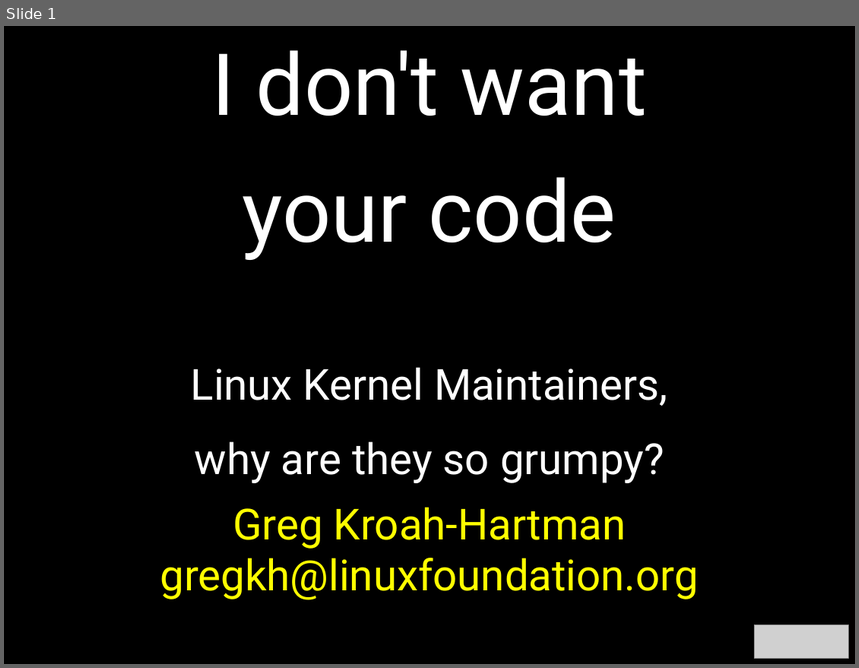
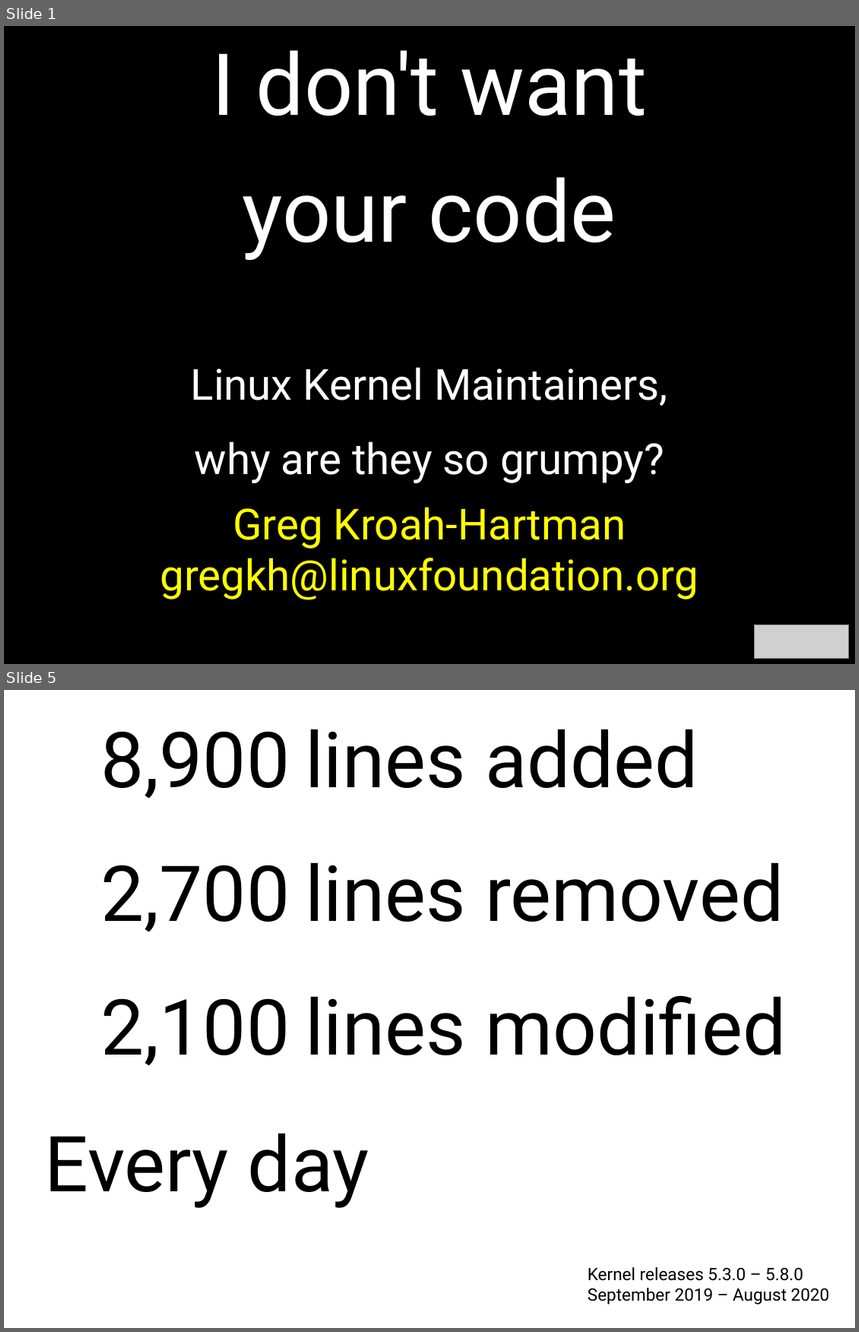
Before and after one commit to gregkh/presentation-linux-maintainer, a slide deck: maintainer.odp. Shown one above the other, each under a label of ours: slide 1 before the commit, slides 1 and 5 after it; the slides between them are not shown. The pictures are 859x668 and 859x1332 pixels, drawn with LibreOffice and Linux fonts; fonts in the diff are those of the drawing; grey boxes stand for pictures. Boxes give left, top, right and bottom in pixels: in the first picture for what was removed or moved away, otherwise in the second. Text is boxed around its words. In the diff, an @@ line names an element or a change of style, - is before the commit and + after.

```diff
--- a/maintainer.odp
+++ b/maintainer.odp
@@ slide 5 added at box(4, 690, 855, 1328), background #FFFFFF @@
@@ table added at box(7, 711, 854, 1114), 3 rows, 2 columns @@
+8,900 | lines added
+2,700 | lines removed
+2,100 | lines modified
@@ text added at box(45, 1133, 370, 1208), 72 pt, text #000000 @@
+Every day
@@ text added at box(588, 1268, 830, 1305), 16 pt, text #000000 @@
+Kernel releases 5.3.0 – 5.8.0
+September 2019 – August 2020
```
Also in this commit, not shown: 22 slides changed, 13 other slides added, 4 slides removed, 1 other file.
